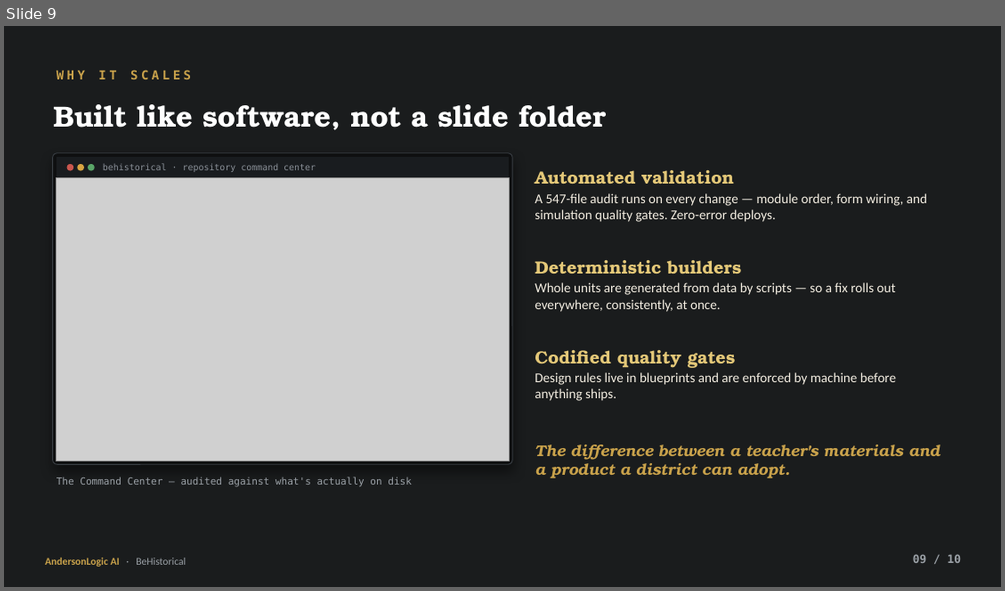
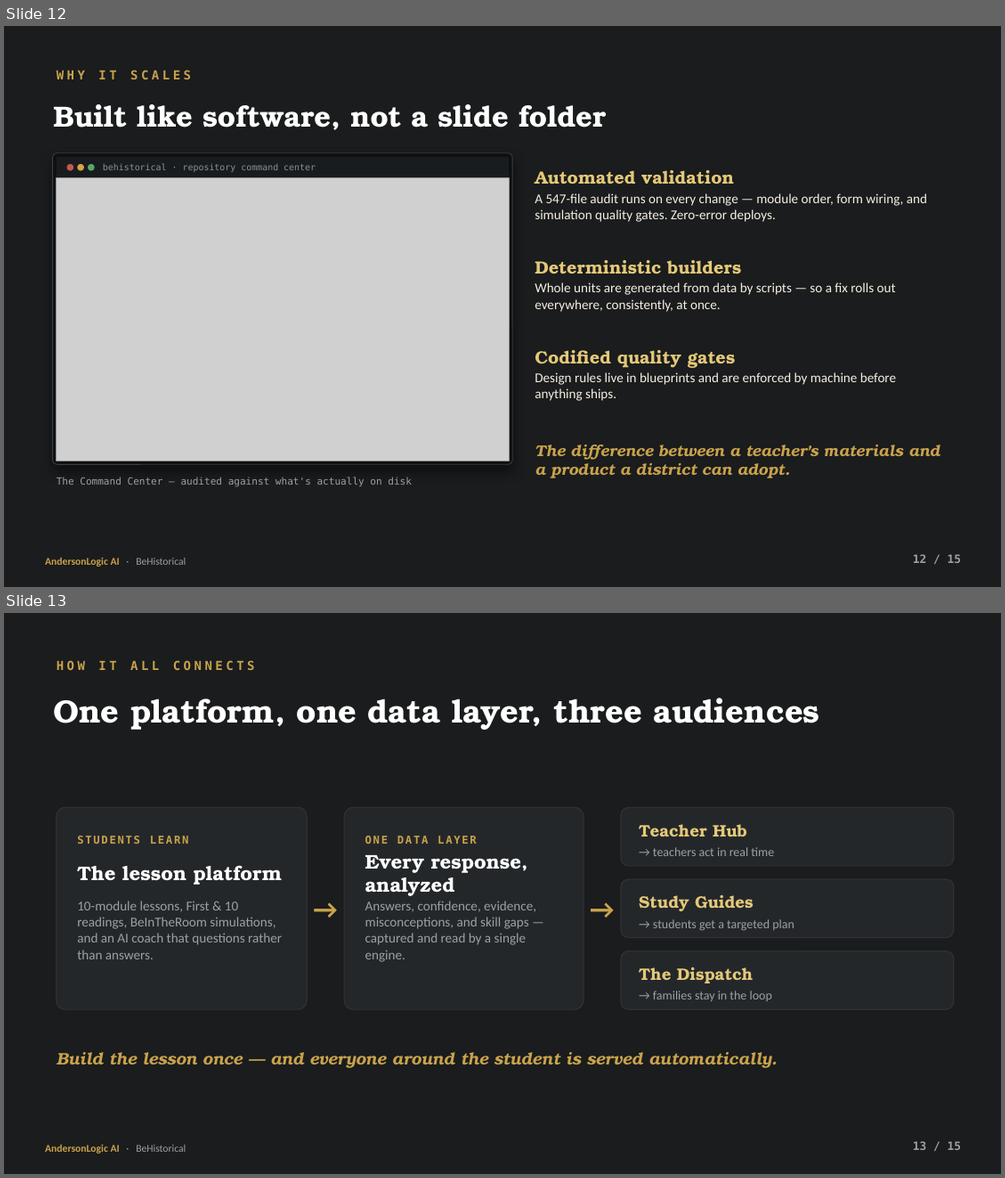
Before and after one commit to JeffAndersonLogic/ap-world-history, a slide deck: pitch/BeHistorical-AndersonLogic-AI.pptx. Shown one above the other, each under a label of ours: slide 9 before the commit, slides 12 and 13 after it. The pictures are 1005x591 and 1005x1178 pixels, drawn with LibreOffice and Linux fonts; fonts in the diff are those of the drawing; grey boxes stand for pictures. Boxes give left, top, right and bottom in pixels: in the first picture for what was removed or moved away, otherwise in the second. Text is boxed around its words. In the diff, an @@ line names an element or a change of style, - is before the commit and + after.

```diff
--- a/pitch/BeHistorical-AndersonLogic-AI.pptx
+++ b/pitch/BeHistorical-AndersonLogic-AI.pptx
@@ slide 13 added at bbox=[4, 613, 1001, 1174], background #1A1C1D @@
@@ text added at bbox=[57, 660, 255, 670], 12 pt, text #C9A24B, bold @@
+HOW IT ALL CONNECTS
@@ text added at bbox=[53, 698, 820, 730], 31 pt, text #FFFFFF, bold @@
+One platform, one data layer, three audiences
@@ rounded rectangle added at bbox=[57, 807, 307, 1009], fill #24272A, outline #2E3236 1 pt @@
@@ text added at bbox=[307, 807, 344, 1009], 26 pt, text #C9A24B, bold @@
+→
@@ rounded rectangle added at bbox=[344, 807, 583, 1009], fill #24272A, outline #2E3236 1 pt @@
@@ text added at bbox=[583, 807, 621, 1009], 26 pt, text #C9A24B, bold @@
+→
@@ rounded rectangle added at bbox=[621, 807, 954, 866], fill #24272A, outline #2E3236 1 pt @@
@@ text added at bbox=[639, 824, 747, 836], 16 pt, text #E4C878, bold @@
+Teacher Hub
@@ text added at bbox=[77, 835, 189, 844], 10.5 pt, text #C9A24B, bold @@
+STUDENTS LEARN
@@ text added at bbox=[365, 835, 477, 844], 10.5 pt, text #C9A24B, bold @@
+ONE DATA LAYER
@@ text added at bbox=[653, 847, 774, 856], 12 pt, text #9AA0A6 @@
+→ teachers act in real time
@@ text added at bbox=[77, 865, 282, 884], 19 pt, text #FFFFFF, bold @@
+The lesson platform
@@ text added at bbox=[365, 855, 528, 896], 19 pt, text #FFFFFF, bold @@
+Every response, analyzed
@@ rounded rectangle added at bbox=[621, 879, 954, 938], fill #24272A, outline #2E3236 1 pt @@
@@ text added at bbox=[77, 900, 282, 959], 13 pt, text #9AA0A6 @@
+10-module lessons, First & 10 readings, BeInTheRoom simulations, and an AI coach that questions rather than answers.
@@ text added at bbox=[365, 900, 536, 962], 13 pt, text #9AA0A6 @@
+Answers, confidence, evidence, misconceptions, and skill gaps — captured and read by a single engine.
@@ text added at bbox=[639, 895, 753, 911], 16 pt, text #E4C878, bold @@
+Study Guides
@@ text added at bbox=[653, 919, 794, 931], 12 pt, text #9AA0A6 @@
+→ students get a targeted plan
@@ rounded rectangle added at bbox=[621, 951, 954, 1009], fill #24272A, outline #2E3236 1 pt @@
@@ text added at bbox=[639, 967, 752, 983], 16 pt, text #E4C878, bold @@
+The Dispatch
@@ text added at bbox=[653, 990, 772, 1001], 12 pt, text #9AA0A6 @@
+→ families stay in the loop
@@ text added at bbox=[57, 1052, 777, 1068], 16 pt, text #C9A24B, bold, italic @@
+Build the lesson once — and everyone around the student is served automatically.
@@ text added at bbox=[45, 1144, 186, 1153], 10 pt, text #C9A24B, bold @@
+AndersonLogic AI · BeHistorical
@@ text added at bbox=[913, 1141, 961, 1150], 11 pt, text #9AA0A6, bold @@
+13 / 15
@@ what was slide 9 is now slide 12 @@
@@ slide 12 changed as well @@
@@ text at bbox=[913, 554, 961, 563]: text changed @@
-09 / 10
+12 / 15
```
Also in this commit, not shown: 8 other slides changed, 5 other slides added, 1 slide removed, 7 other files.
